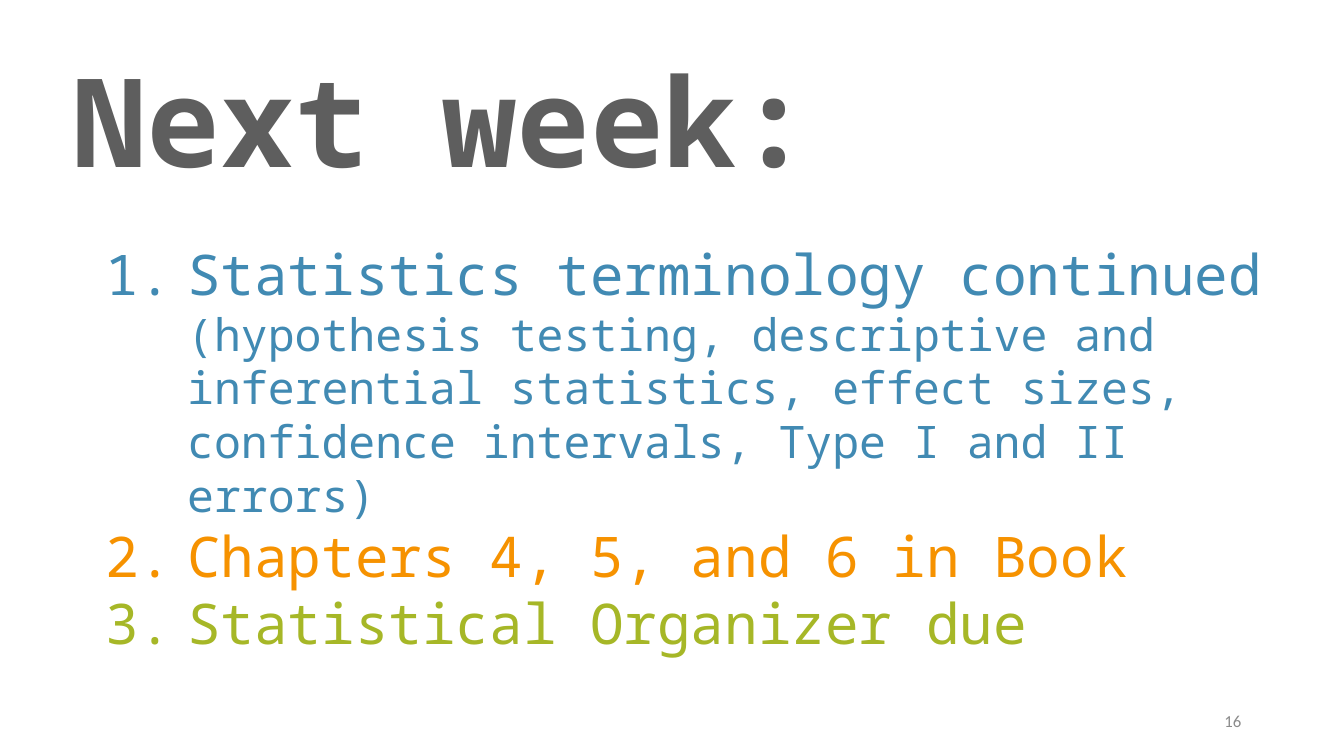
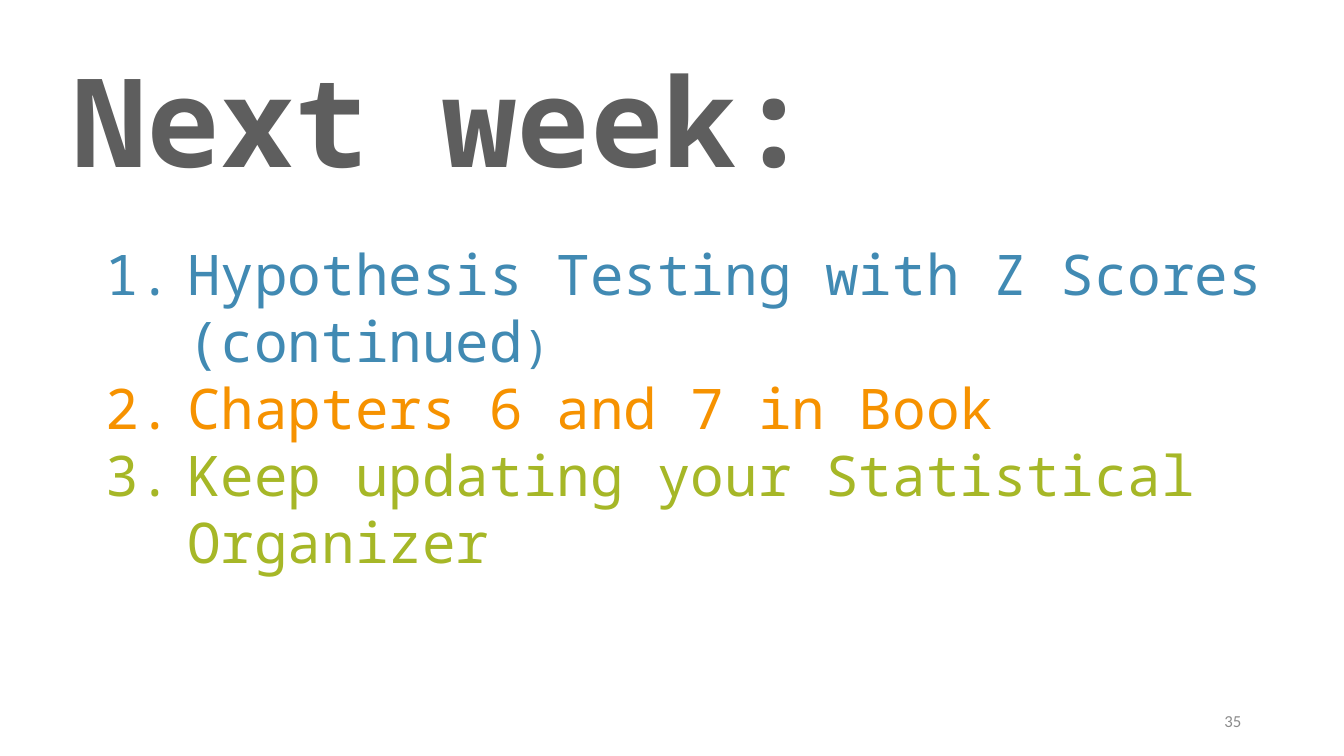
Before and after one commit to TysonStanley/EDU-6050, a slide deck: slide 35 of Slides/04_EDUC_6050_2018.pptx (slide 16 before the commit). Drawn at 1344x756 pixels with LibreOffice and Linux fonts; fonts in the diff are those of the drawing. Boxes give left, top, right and bottom in pixels: in the first picture for what was removed or moved away, otherwise in the second. Text is boxed around its words. In the diff, an @@ line names an element or a change of style, - is before the commit and + after.

```diff
--- a/Slides/04_EDUC_6050_2018.pptx
+++ b/Slides/04_EDUC_6050_2018.pptx
@@ text at box(187, 252, 1262, 577): text changed; size 32 to 40 pt @@
-1. Statistics terminology continued (hypothesis testing, descriptive and inferential statistics, effect sizes, confidence intervals, Type I and II errors)
-2. Chapters 4, 5, and 6 in Book
-3. Statistical Organizer due
+1. Hypothesis Testing with Z Scores (continued)
+2. Chapters 6 and 7 in Book
+3. Keep updating your Statistical Organizer
@@ page number at box(1224, 716, 1241, 727): text changed @@
-16
+35
```
Also in this commit, not shown: 3 other slides changed, 20 slides added, 1 slide removed, 1 other file.
